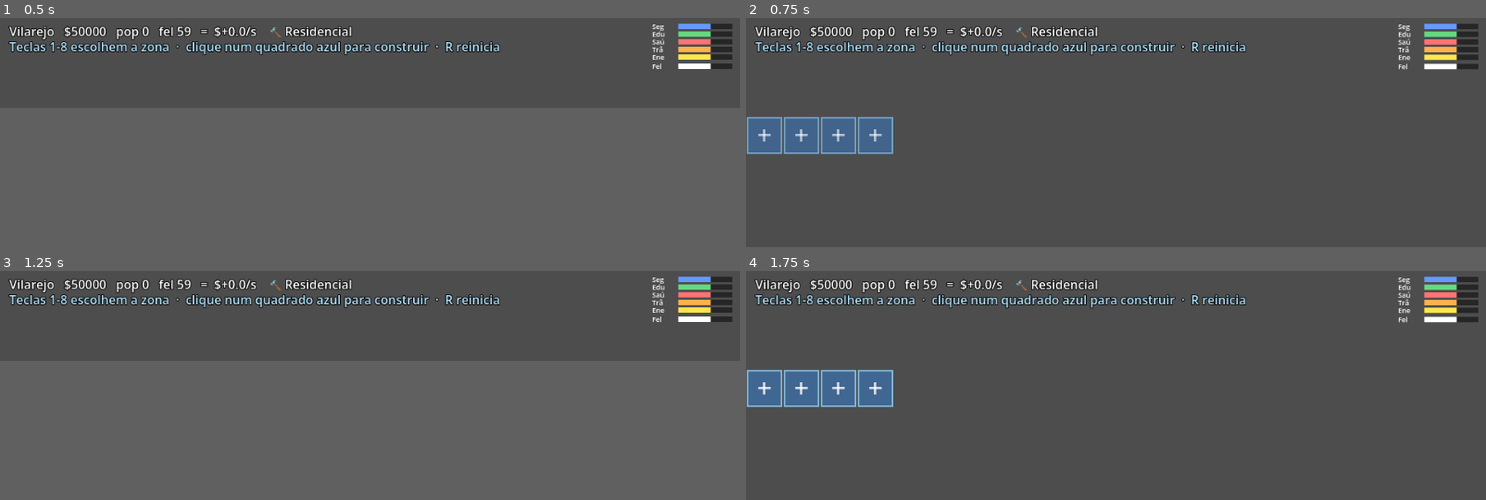
Above: before the commit, frames 1-4 (two rows, left to right).
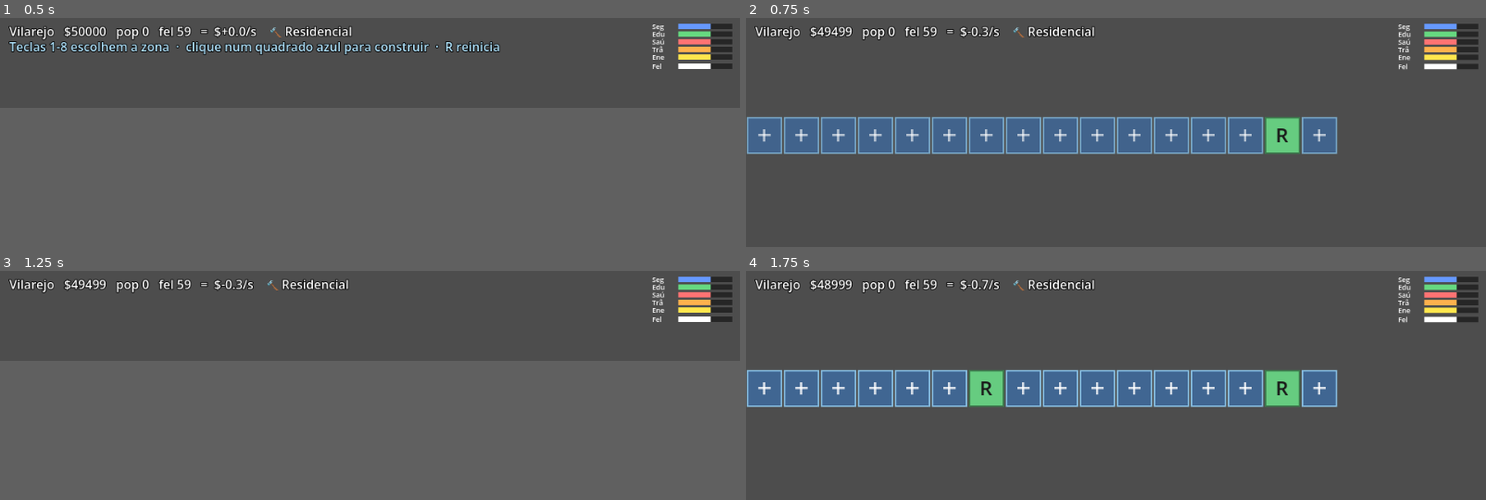
Above: after the commit, the same moments.

Repository: andrewsmedina/yourcity
Game: Godot game, scene res://scenes/main.tscn
The game is run twice, just before and just after one commit, with the same random seed, the same clock (stepped at 60 frames per second) and the same inputs.
Inputs (mouse positions are in pixels of both pictures, inside the frame that each line leads up to):
- Up to frame 1 (0.5 s): no input
- Up to frame 2 (0.75 s): tap Enter at 0.5 s; move the mouse to (1278, 56) at 0.52 s; tap 1 at 0.6 s; click (1278, 56) at 0.67 s
- Up to frame 3 (1.25 s): tap Space at 0.77 s
- Up to frame 4 (1.75 s): tap Space at 1.25 s; drag from (968, 319) to (1079, 332) at 1.27 s

Frame 1 is identical in both runs. In frame 2, 12% of the frame differs, in the area x 1-80%, y 3-60%; in frame 3, 2.3%; in frame 4, 12%.

Commit message:
Bigger starting map: 16 lots
Start with 16 build lots (was 4) so the city fills more of the wide taskbar
from the start; more still unlock with population.

Co-Authored-By: Claude Opus 4.8 (1M context) <noreply@anthropic.com>

Diff:
--- a/scripts/sim/city_sim.gd
+++ b/scripts/sim/city_sim.gd
@@ -85,7 +85,7 @@
 }
 const MONTH := 30.0  # seconds per in-game month
 
-const BASE_SLOTS := 4
+const BASE_SLOTS := 16
 const POP_PER_SLOT := 100.0
 
 # Which phase unlocks each zone (#39). Basics from the start; the rest as the
